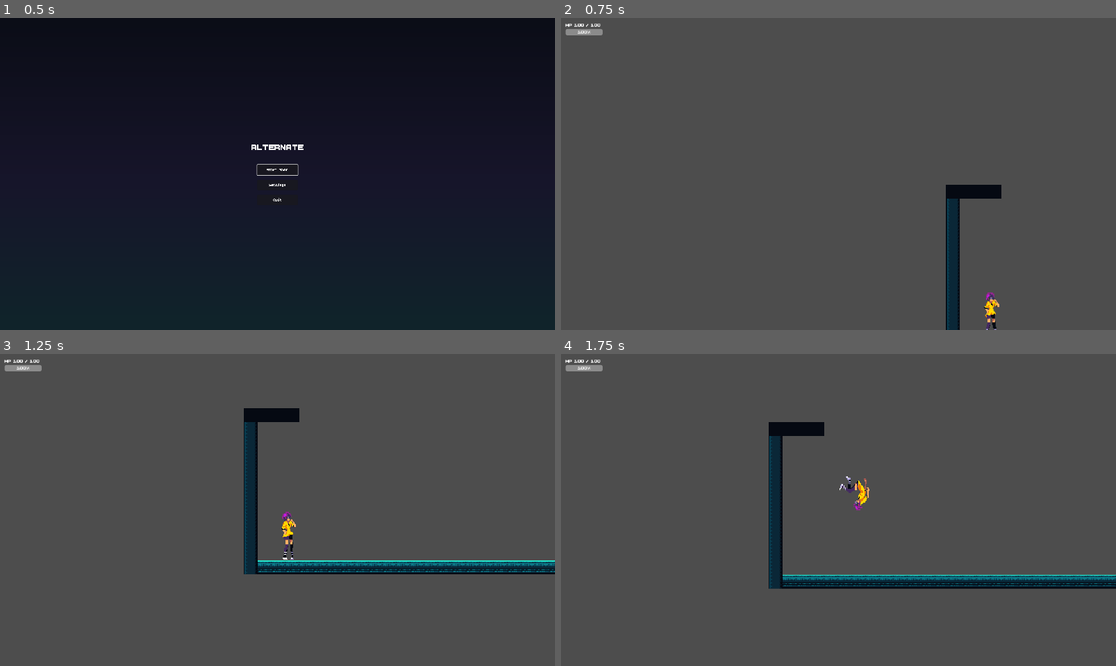
Above: before the commit, frames 1-4 (two rows, left to right).
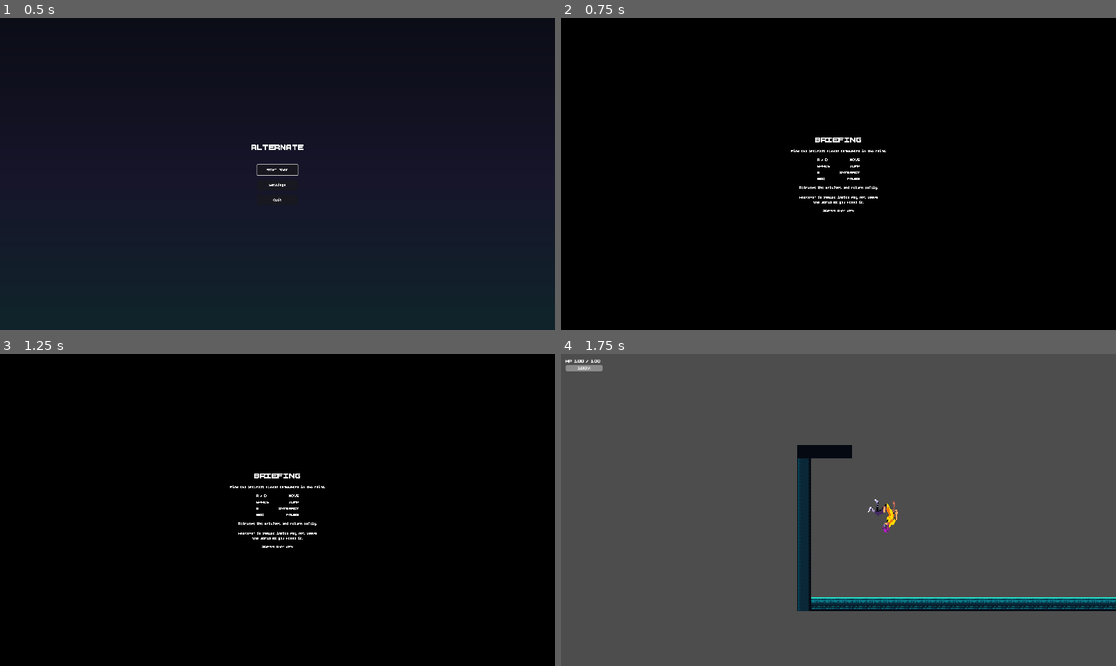
Above: after the commit, the same moments.

Repository: Lex047/alternate
Game: Godot game, scene res://ui/main_menu/main_menu.tscn
Two runs of this game, one before a commit and one after it. Both use one fixed random seed, a clock stepped at 60 frames per second and the inputs below.
Inputs (mouse positions are in pixels of both pictures, inside the frame that each line leads up to):
- Up to frame 1 (0.5 s): no input
- Up to frame 2 (0.75 s): click "Start Game" at 0.5 s
- Up to frame 3 (1.25 s): no input
- Up to frame 4 (1.75 s): tap Enter at 1.25 s; move the mouse to (960, 494) at 1.27 s; hold D (move_right) from 1.28 s (still down); tap E (interact) at 1.35 s; click (960, 494) at 1.42 s; tap Space (jump) at 1.52 s

Frame 1 is identical in both runs. In frame 2, 99% of the frame differs, in the area x 0-100%, y 0-100%; in frame 3, 99%; in frame 4, 8.8%.

Commit message:
feat(ui): add first-run tutorial and objective messaging
- add a first-run tutorial splash shown after level generation
- persist tutorial completion through progress.cfg
- add a debug option to force the tutorial to appear for testing
- pause gameplay while the tutorial splash is open
- add a reusable objective message panel to the HUD
- support temporary title/subtitle objective messages with fade timing
- show an artifact-retrieved objective after the Alternate transition
- improve tutorial control layout with centered grid alignment and spacing

Diff:
--- /dev/null
+++ b/core/progress_manager.gd
@@ -0,0 +1,46 @@
+extends Node
+
+
+const PROGRESS_PATH := "user://progress.cfg"
+
+const TUTORIAL_SECTION := "tutorial"
+const TUTORIAL_SEEN_KEY := "seen"
+
+
+var config := ConfigFile.new()
+
+
+func _ready() -> void:
+	_load_progress()
+
+
+func _load_progress() -> void:
+	var error := config.load(PROGRESS_PATH)
+
+	if error != OK and error != ERR_FILE_NOT_FOUND:
+		push_warning(
+			"ProgressManager: Could not load progress file."
+		)
+
+
+func has_seen_tutorial() -> bool:
+	return config.get_value(
+		TUTORIAL_SECTION,
+		TUTORIAL_SEEN_KEY,
+		false
+	)
+
+
+func mark_tutorial_seen() -> void:
+	config.set_value(
+		TUTORIAL_SECTION,
+		TUTORIAL_SEEN_KEY,
+		true
+	)
+
+	var error := config.save(PROGRESS_PATH)
+
+	if error != OK:
+		push_error(
+			"ProgressManager: Could not save progress."
+		)
--- a/project.godot
+++ b/project.godot
@@ -19,6 +19,7 @@
 GameManager="*res://core/game_manager.gd"
 SettingsManager="*res://core/settings_manager.gd"
 MusicManager="*res://audio/music/music_manager.tscn"
+ProgressManager="*res://core/progress_manager.gd"
 
 [display]
 
--- a/tests/gameplay_test.tscn
+++ b/tests/gameplay_test.tscn
@@ -2,7 +2,7 @@
 
 [ext_resource type="PackedScene" uid="uid://x5bsa6wbd1qy" path="res://levels/dystopian_city/chunks/scenes/chunks/rooms/room_large_01.tscn" id="1_b64qu"]
 [ext_resource type="PackedScene" uid="uid://c6absy1ri0sro" path="res://characters/player/player.tscn" id="2_mldwy"]
-[ext_resource type="PackedScene" uid="uid://c2ynhunpkkrre" path="res://ui/hud/hud.tscn" id="3_4i20e"]
+[ext_resource type="PackedScene" uid="uid://c2ynhunpkkrre" path="res://ui/hud/game_hud.tscn" id="3_4i20e"]
 
 [node name="GameplayTest" type="Node2D"]
 
--- a/tests/generation_test.gd
+++ b/tests/generation_test.gd
@@ -1,18 +1,22 @@
 extends Node2D
 
+@export_category("Management")
+
+@export var tutorial_splash: TutorialSplash
 
 @export_category("Generation")
 
 @export var level_generator: LevelGenerator
 @export var generation_splash: GenerationSplash
 @export var alternate_transition: AlternateTransition
-@export var hud: GameHUD
+@export var game_hud: GameHUD
 
 var is_alternate: bool = false
 
 @export_category("Debug")
 
 @export var debug_camera: Camera2D
+@export var always_show_tutorial: bool = false
 
 var using_debug_camera: bool = false
 
@@ -29,6 +33,10 @@
 
 
 func _ready() -> void:
+	tutorial_splash.dismissed.connect(
+		_on_tutorial_dismissed
+	)
+
 	level_generator.generation_finished.connect(
 		_on_generation_finished
 	)
@@ -126,15 +134,19 @@
 
 		return
 
-	hud.set_level_seed(
+	game_hud.set_level_seed(
 		generation_seed
 	)
 
 	generation_splash.hide_splash()
 
-	MusicManager.play_music(
-		game_music
-	)
+	if (
+		always_show_tutorial
+		or not ProgressManager.has_seen_tutorial()
+	):
+		tutorial_splash.show_splash()
+	else:
+		_begin_gameplay()
 
 
 func _place_player_at_start() -> bool:
@@ -181,6 +193,16 @@
 
 	push_error(
 		"Game: Level generation failed."
+	)
+
+
+func _on_tutorial_dismissed() -> void:
+	_begin_gameplay()
+
+
+func _begin_gameplay() -> void:
+	MusicManager.play_music(
+		game_music
 	)
 
 
@@ -295,3 +317,11 @@
 	print(
 		"Game: Alternate transition finished."
 	)
+
+	if not is_alternate:
+		return
+
+	game_hud.show_objective_message(
+		"ARTIFACT RETRIEVED",
+		"RETURN TO THE ENTRY POINT"
+	)
--- a/tests/generation_test.tscn
+++ b/tests/generation_test.tscn
@@ -23,16 +23,18 @@
 [ext_resource type="Script" uid="uid://da1jshu73dh5y" path="res://tests/camera_2d.gd" id="15_07vur"]
 [ext_resource type="PackedScene" uid="uid://ddwwgae386sy5" path="res://levels/dystopian_city/chunks/scenes/chunks/rooms/room_goal_01.tscn" id="15_nk0po"]
 [ext_resource type="PackedScene" uid="uid://c2vnyj6k8m8q1" path="res://ui/generation_splash/generation_splash.tscn" id="19_s6ku8"]
-[ext_resource type="PackedScene" uid="uid://c2ynhunpkkrre" path="res://ui/hud/hud.tscn" id="20_e83hr"]
+[ext_resource type="PackedScene" uid="uid://c2ynhunpkkrre" path="res://ui/hud/game_hud.tscn" id="20_e83hr"]
 [ext_resource type="PackedScene" uid="uid://cavriwbq8wpgh" path="res://ui/alternate_transition/alternate_transition.tscn" id="25_1vf7n"]
 [ext_resource type="PackedScene" uid="uid://c6absy1ri0sro" path="res://characters/player/player.tscn" id="25_45ffi"]
+[ext_resource type="PackedScene" uid="uid://bpxrgvvtkve4r" path="res://ui/tutorial_splash/tutorial_splash.tscn" id="25_c4fku"]
 
-[node name="GenerationTest" type="Node2D" node_paths=PackedStringArray("level_generator", "generation_splash", "alternate_transition", "hud", "debug_camera", "player")]
+[node name="GenerationTest" type="Node2D" node_paths=PackedStringArray("tutorial_splash", "level_generator", "generation_splash", "alternate_transition", "game_hud", "debug_camera", "player")]
 script = ExtResource("1_cw2b7")
+tutorial_splash = NodePath("TutorialSplash")
 level_generator = NodePath("LevelGenerator")
 generation_splash = NodePath("GenerationSplash")
 alternate_transition = NodePath("AlternateTransition")
-hud = NodePath("HUD")
+game_hud = NodePath("GameHUD")
 debug_camera = NodePath("DebugCamera")
 player = NodePath("Player")
 game_music = ExtResource("2_vmolj")
@@ -46,12 +48,15 @@
 vertical_corridor_scenes = Array[PackedScene]([ExtResource("7_mtyjm")])
 terminal_chunk_scenes = Array[PackedScene]([ExtResource("8_yknkj"), ExtResource("9_46m32"), ExtResource("10_l615m"), ExtResource("11_mtyjm"), ExtResource("13_07vur"), ExtResource("14_nk0po")])
 goal_chunk_scenes = Array[PackedScene]([ExtResource("15_nk0po")])
+chunk_count = 5
 generation_seed = 794432687
 use_random_seed = true
 
-[node name="HUD" parent="." instance=ExtResource("20_e83hr")]
+[node name="GameHUD" parent="." instance=ExtResource("20_e83hr")]
 
 [node name="GenerationSplash" parent="." instance=ExtResource("19_s6ku8")]
+
+[node name="TutorialSplash" parent="." instance=ExtResource("25_c4fku")]
 
 [node name="AlternateTransition" parent="." instance=ExtResource("25_1vf7n")]
 
--- a/ui/hud/hud.gd
+++ b/ui/hud/game_hud.gd
@@ -15,6 +15,7 @@
 @export var pause_panel: Control
 @export var pause_settings_panel: Control
 @export var settings_panel: SettingsPanel
+@export var objective_message_panel: PanelContainer
 
 
 @export_category("Pause Menu")
@@ -24,6 +25,15 @@
 @export var main_menu_button: Button
 
 
+@export_category("Objective Message")
+
+@export var objective_title: Label
+@export var objective_subtitle: Label
+
+@export var objective_message_duration: float = 3.0
+
+var objective_message_tween: Tween
+
 @export_category("Audio")
 @export var pause_audio: MenuAudio
 
@@ -32,6 +42,9 @@
 
 func _ready() -> void:
 	process_mode = Node.PROCESS_MODE_ALWAYS
+
+	objective_message_panel.hide()
+	objective_message_panel.modulate.a = 0.0
 
 	GameManager.player_health_changed.connect(
 		_on_player_health_changed
@@ -225,3 +238,52 @@
 		return
 
 	pause_audio.play_focus()
+
+
+# ==================================================
+# OBJECTIVE MESSAGE
+# ==================================================
+
+
+func show_objective_message(
+	title: String,
+	subtitle: String = ""
+) -> void:
+	print("HUD: showing objective message")
+
+	if objective_message_tween:
+		objective_message_tween.kill()
+
+	objective_title.text = title
+	objective_subtitle.text = subtitle
+
+	objective_subtitle.visible = (
+		not subtitle.is_empty()
+	)
+
+	objective_message_panel.modulate.a = 0.0
+	objective_message_panel.show()
+
+	objective_message_tween = create_tween()
+
+	objective_message_tween.tween_property(
+		objective_message_panel,
+		"modulate:a",
+		1.0,
+		0.25
+	)
+
+	objective_message_tween.tween_interval(
+		objective_message_duration
+	)
+
+	objective_message_tween.tween_property(
+		objective_message_panel,
+		"modulate:a",
+		0.0,
+		0.4
+	)
+
+	objective_message_tween.tween_callback(
+		objective_message_panel.hide
+	)
--- a/ui/hud/hud.tscn
+++ b/ui/hud/game_hud.tscn
@@ -1,8 +1,9 @@
-[gd_scene load_steps=19 format=3 uid="uid://c2ynhunpkkrre"]
-
-[ext_resource type="Script" uid="uid://b2lb7ehc82gyp" path="res://ui/hud/hud.gd" id="1_rbyyf"]
+[gd_scene load_steps=21 format=3 uid="uid://c2ynhunpkkrre"]
+
+[ext_resource type="Script" uid="uid://b2lb7ehc82gyp" path="res://ui/hud/game_hud.gd" id="1_rbyyf"]
 [ext_resource type="Theme" uid="uid://cula6gndqf2n5" path="res://ui/themes/default_theme.tres" id="2_276te"]
 [ext_resource type="PackedScene" uid="uid://lpuc020ok5ja" path="res://ui/settings_panel.tscn" id="3_e0nub"]
+[ext_resource type="LabelSettings" uid="uid://d3m7yv73ll7kc" path="res://ui/fonts/TitleLabel.tres" id="4_cmiag"]
 [ext_resource type="Script" uid="uid://ba1qlshk1tma" path="res://ui/menu_audio.gd" id="4_w75iv"]
 [ext_resource type="AudioStream" uid="uid://bkhok686wv5e5" path="res://ui/audio/SFX_UI_MenuSelections.wav" id="5_o2lis"]
 [ext_resource type="AudioStream" uid="uid://cnpwfj5lnvrt" path="res://ui/audio/SFX_UI_Confirm.wav" id="6_gfles"]
@@ -34,7 +35,9 @@
 [sub_resource type="StyleBoxFlat" id="StyleBoxFlat_o2lis"]
 bg_color = Color(0.6, 0.6, 0.6, 0)
 
-[node name="HUD" type="CanvasLayer" node_paths=PackedStringArray("health_bar", "health_label", "seed_label", "game_over_panel", "pause_panel", "pause_settings_panel", "settings_panel", "resume_button", "settings_button", "restart_button", "main_menu_button", "pause_audio")]
+[sub_resource type="StyleBoxEmpty" id="StyleBoxEmpty_rft0p"]
+
+[node name="GameHUD" type="CanvasLayer" node_paths=PackedStringArray("health_bar", "health_label", "seed_label", "game_over_panel", "pause_panel", "pause_settings_panel", "settings_panel", "objective_message_panel", "resume_button", "settings_button", "restart_button", "main_menu_button", "objective_title", "objective_subtitle", "pause_audio")]
 script = ExtResource("1_rbyyf")
 health_bar = NodePath("RootControl/HUDMargin/VBoxContainer/HealthBar")
 health_label = NodePath("RootControl/HUDMargin/VBoxContainer/HealthLabel")
@@ -43,10 +46,13 @@
 pause_panel = NodePath("RootControl/PausePanel")
 pause_settings_panel = NodePath("RootControl/PauseSettingsPanel")
 settings_panel = NodePath("RootControl/PauseSettingsPanel/SettingsPanel")
+objective_message_panel = NodePath("RootControl/ObjectivePanel")
 resume_button = NodePath("RootControl/PausePanel/VBoxContainer/ResumeButton")
 settings_button = NodePath("RootControl/PausePanel/VBoxContainer/SettingsButton")
 restart_button = NodePath("RootControl/PausePanel/VBoxContainer/RestartButton")
 main_menu_button = NodePath("RootControl/PausePanel/VBoxContainer/MainMenuButton")
+objective_title = NodePath("RootControl/ObjectivePanel/ObjectiveMessage/TitleLabel")
+objective_subtitle = NodePath("RootControl/ObjectivePanel/ObjectiveMessage/SubtitleLabel")
 pause_audio = NodePath("PauseAudio")
 
 [node name="RootControl" type="Control" parent="."]
@@ -208,6 +214,33 @@
 visible = true
 layout_mode = 2
 
+[node name="ObjectivePanel" type="PanelContainer" parent="RootControl"]
+visible = false
+layout_mode = 1
+anchors_preset = 5
+anchor_left = 0.5
+anchor_right = 0.5
+offset_left = -0.5
+offset_top = 150.0
+offset_right = 0.5
+offset_bottom = 182.0
+grow_horizontal = 2
+theme_override_styles/panel = SubResource("StyleBoxEmpty_rft0p")
+
+[node name="ObjectiveMessage" type="VBoxContainer" parent="RootControl/ObjectivePanel"]
+layout_mode = 2
+
+[node name="TitleLabel" type="Label" parent="RootControl/ObjectivePanel/ObjectiveMessage"]
+layout_mode = 2
+text = "ARTIFACT RETRIEVED"
+label_settings = ExtResource("4_cmiag")
+horizontal_alignment = 1
+
+[node name="SubtitleLabel" type="Label" parent="RootControl/ObjectivePanel/ObjectiveMessage"]
+layout_mode = 2
+text = "RETURN TO THE ENTRY POINT"
+horizontal_alignment = 1
+
 [node name="PauseAudio" type="Node" parent="."]
 script = ExtResource("4_w75iv")
 focus_sound = ExtResource("5_o2lis")
--- /dev/null
+++ b/ui/tutorial_splash/tutorial_splash.gd
@@ -0,0 +1,63 @@
+extends CanvasLayer
+class_name TutorialSplash
+
+
+signal dismissed
+
+
+var is_open: bool = false
+var can_dismiss: bool = false
+
+
+func _ready() -> void:
+	process_mode = Node.PROCESS_MODE_ALWAYS
+
+	hide()
+
+
+func show_splash() -> void:
+	is_open = true
+	can_dismiss = false
+
+	show()
+
+	get_tree().paused = true
+
+	await get_tree().create_timer(
+		0.2,
+		true
+	).timeout
+
+	can_dismiss = true
+
+
+func _input(event: InputEvent) -> void:
+	if not is_open:
+		return
+
+	if not can_dismiss:
+		return
+
+	if (
+		event is InputEventKey
+		and event.pressed
+		and not event.echo
+	):
+		get_viewport().set_input_as_handled()
+		_dismiss()
+
+
+func _dismiss() -> void:
+	if not is_open:
+		return
+
+	is_open = false
+	can_dismiss = false
+
+	ProgressManager.mark_tutorial_seen()
+
+	hide()
+
+	get_tree().paused = false
+
+	dismissed.emit()
--- /dev/null
+++ b/ui/tutorial_splash/tutorial_splash.tscn
@@ -0,0 +1,115 @@
+[gd_scene load_steps=5 format=3 uid="uid://bpxrgvvtkve4r"]
+
+[ext_resource type="Script" uid="uid://cwquv86iayok8" path="res://ui/tutorial_splash/tutorial_splash.gd" id="1_ev1rp"]
+[ext_resource type="Theme" uid="uid://cula6gndqf2n5" path="res://ui/themes/default_theme.tres" id="2_l2dm7"]
+[ext_resource type="LabelSettings" uid="uid://d3m7yv73ll7kc" path="res://ui/fonts/TitleLabel.tres" id="3_l2dm7"]
+
+[sub_resource type="StyleBoxEmpty" id="StyleBoxEmpty_l2dm7"]
+
+[node name="TutorialSplash" type="CanvasLayer"]
+layer = 100
+script = ExtResource("1_ev1rp")
+
+[node name="Overlay" type="ColorRect" parent="."]
+anchors_preset = 15
+anchor_right = 1.0
+anchor_bottom = 1.0
+grow_horizontal = 2
+grow_vertical = 2
+theme = ExtResource("2_l2dm7")
+color = Color(0, 0, 0, 1)
+
+[node name="CenterContainer" type="CenterContainer" parent="Overlay"]
+layout_mode = 1
+anchors_preset = 8
+anchor_left = 0.5
+anchor_top = 0.5
+anchor_right = 0.5
+anchor_bottom = 0.5
+offset_left = -165.5
+offset_top = -123.0
+offset_right = 165.5
+offset_bottom = 123.0
+grow_horizontal = 2
+grow_vertical = 2
+
+[node name="PanelContainer" type="PanelContainer" parent="Overlay/CenterContainer"]
+layout_mode = 2
+theme_override_styles/panel = SubResource("StyleBoxEmpty_l2dm7")
+
+[node name="MarginContainer" type="MarginContainer" parent="Overlay/CenterContainer/PanelContainer"]
+layout_mode = 2
+
+[node name="VBoxContainer" type="VBoxContainer" parent="Overlay/CenterContainer/PanelContainer/MarginContainer"]
+layout_mode = 2
+size_flags_horizontal = 4
+theme_override_constants/separation = 16
+
+[node name="TitleLabel" type="Label" parent="Overlay/CenterContainer/PanelContainer/MarginContainer/VBoxContainer"]
+layout_mode = 2
+text = "BRIEFING"
+label_settings = ExtResource("3_l2dm7")
+horizontal_alignment = 1
+
+[node name="ObjectiveLabel" type="Label" parent="Overlay/CenterContainer/PanelContainer/MarginContainer/VBoxContainer"]
+layout_mode = 2
+text = "Find the artifact hidden somewhere in the ruins."
+horizontal_alignment = 1
+
+[node name="CenterContainer" type="CenterContainer" parent="Overlay/CenterContainer/PanelContainer/MarginContainer/VBoxContainer"]
+layout_mode = 2
+
+[node name="ControlsGrid" type="GridContainer" parent="Overlay/CenterContainer/PanelContainer/MarginContainer/VBoxContainer/CenterContainer"]
+layout_mode = 2
+theme_override_constants/h_separation = 32
+theme_override_constants/v_separation = 8
+columns = 2
+
+[node name="MovementKeysLabel" type="Label" parent="Overlay/CenterContainer/PanelContainer/MarginContainer/VBoxContainer/CenterContainer/ControlsGrid"]
+layout_mode = 2
+text = "A / D"
+
+[node name="MoveActionLabel" type="Label" parent="Overlay/CenterContainer/PanelContainer/MarginContainer/VBoxContainer/CenterContainer/ControlsGrid"]
+layout_mode = 2
+text = "MOVE"
+horizontal_alignment = 2
+
+[node name="JumpKeyLabel" type="Label" parent="Overlay/CenterContainer/PanelContainer/MarginContainer/VBoxContainer/CenterContainer/ControlsGrid"]
+layout_mode = 2
+text = "SPACE"
+
+[node name="JumpActionLabel" type="Label" parent="Overlay/CenterContainer/PanelContainer/MarginContainer/VBoxContainer/CenterContainer/ControlsGrid"]
+layout_mode = 2
+text = "JUMP"
+horizontal_alignment = 2
+
+[node name="InteractKeyLabel" type="Label" parent="Overlay/CenterContainer/PanelContainer/MarginContainer/VBoxContainer/CenterContainer/ControlsGrid"]
+layout_mode = 2
+text = "E"
+
+[node name="InteractActionLabel" type="Label" parent="Overlay/CenterContainer/PanelContainer/MarginContainer/VBoxContainer/CenterContainer/ControlsGrid"]
+layout_mode = 2
+text = "INTERACT"
+horizontal_alignment = 2
+
+[node name="PauseKeyLabel" type="Label" parent="Overlay/CenterContainer/PanelContainer/MarginContainer/VBoxContainer/CenterContainer/ControlsGrid"]
+layout_mode = 2
+text = "ESC"
+
+[node name="PauseActionLabel" type="Label" parent="Overlay/CenterContainer/PanelContainer/MarginContainer/VBoxContainer/CenterContainer/ControlsGrid"]
+layout_mode = 2
+text = "PAUSE"
+horizontal_alignment = 2
+
+[node name="WarningLabel" type="Label" parent="Overlay/CenterContainer/PanelContainer/MarginContainer/VBoxContainer"]
+layout_mode = 2
+text = "Retrieve the artifact and return safely.
+
+Whatever is sealed inside may not leave
+the world as you found it."
+horizontal_alignment = 1
+
+[node name="ContinueLabel" type="Label" parent="Overlay/CenterContainer/PanelContainer/MarginContainer/VBoxContainer"]
+layout_mode = 2
+text = "PRESS ANY KEY"
+horizontal_alignment = 1
Not shown, added: core/progress_manager.gd.uid
Not shown: 1 places in tests/generation_test.tscn that only renumber resources
Renamed: ui/hud/hud.gd.uid -> ui/hud/game_hud.gd.uid
Not shown, added: ui/tutorial_splash/tutorial_splash.gd.uid
